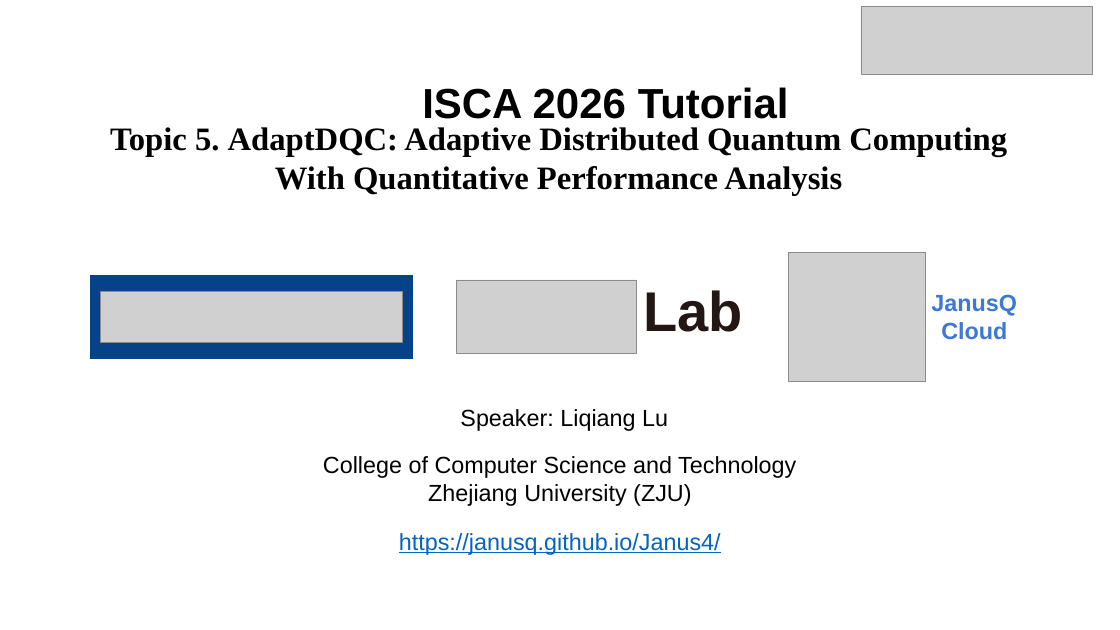
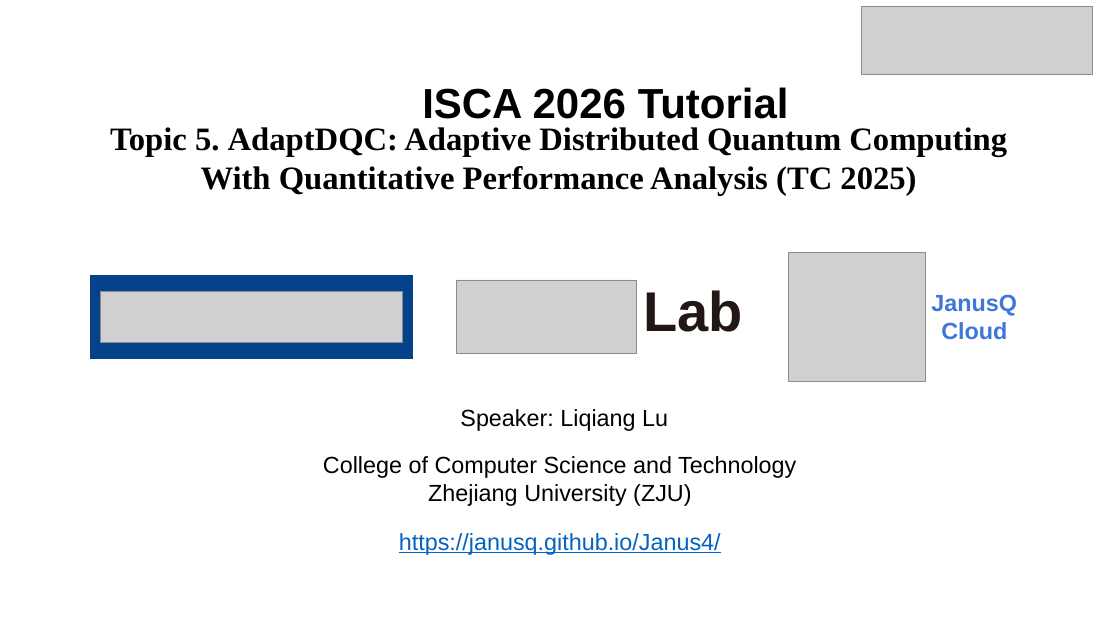
Before and after one commit to JanusQ/Janus4, a slide deck: slide 1 of adaptiveQC/pptx/AdaptDQC_Adaptive_Distributed_Quantum_Computing_With_Quantitative_Performance_Analysis.pptx. Drawn at 1120x630 pixels with LibreOffice and Linux fonts; fonts in the diff are those of the drawing; grey boxes stand for pictures. Boxes give left, top, right and bottom in pixels: in the first picture for what was removed or moved away, otherwise in the second. Text is boxed around its words. In the diff, an @@ line names an element or a change of style, - is before the commit and + after.

```diff
--- a/adaptiveQC/pptx/AdaptDQC_Adaptive_Distributed_Quantum_Computing_With_Quantitative_Performance_Analysis.pptx
+++ b/adaptiveQC/pptx/AdaptDQC_Adaptive_Distributed_Quantum_Computing_With_Quantitative_Performance_Analysis.pptx
@@ text at (x1=201, y1=166, x2=916, y2=196): text changed @@
-With Quantitative Performance Analysis
+With Quantitative Performance Analysis (TC 2025)
```
Also in this commit, not shown: 19 other slides changed, 1 slide added, 3 slides removed, 2 other files.
